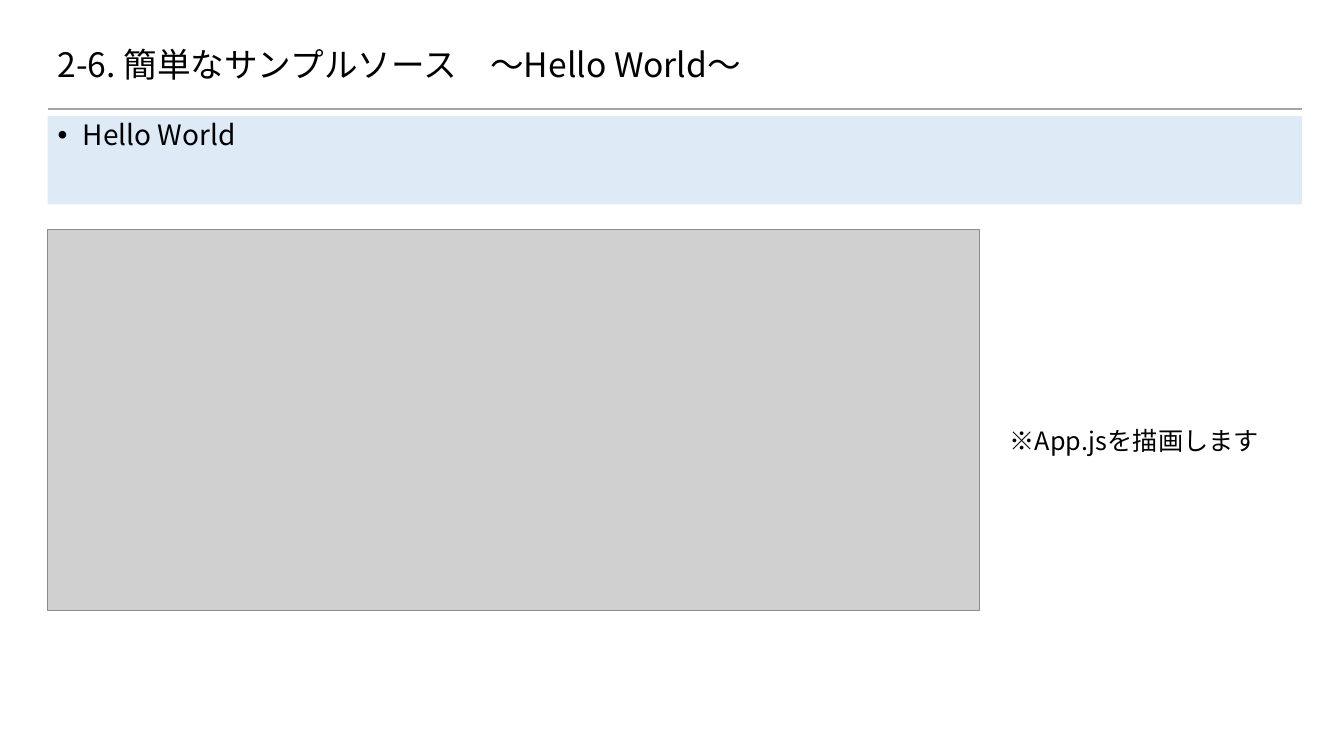
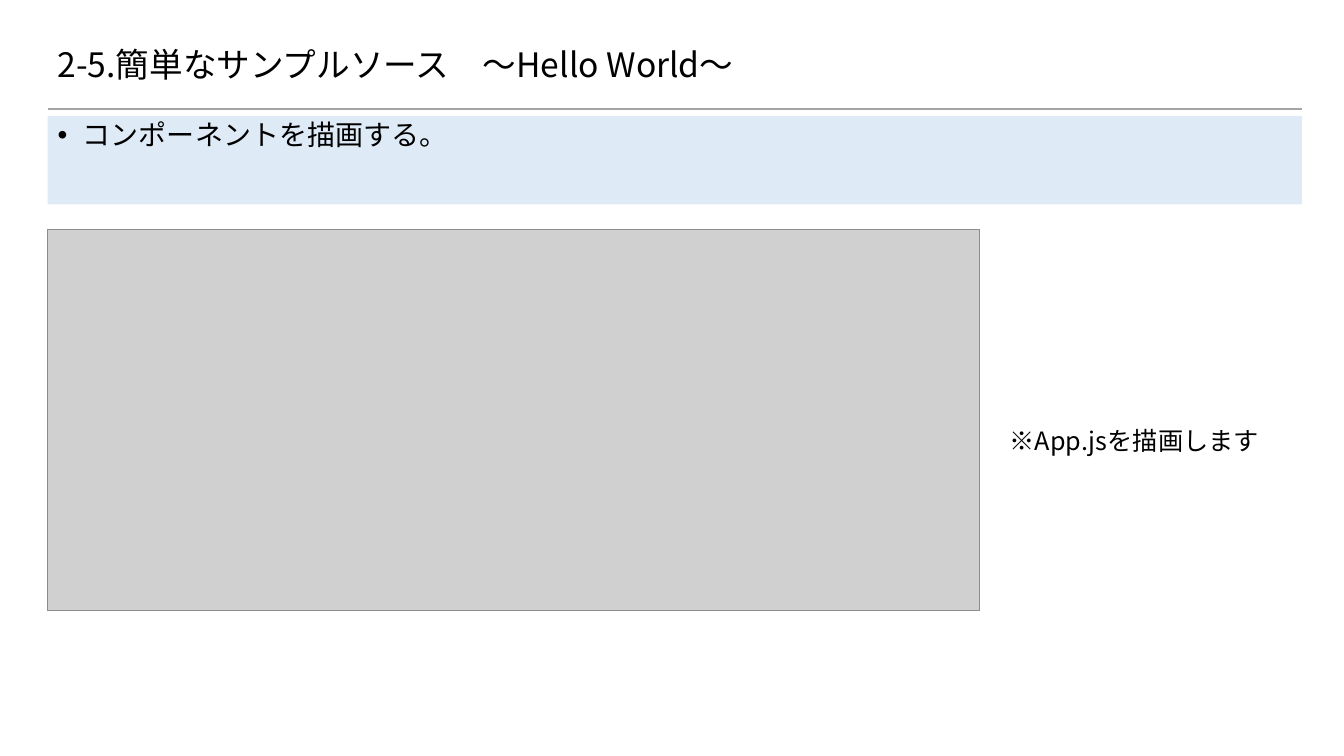
Before and after one commit to 2018SYSTEMI34/diary, a slide deck: slide 4 of doc/02_SlideShare/01.ネタ/２_Reactの基礎/2-6_簡単なサンプルソース.pptx. Drawn at 1344x756 pixels with LibreOffice and Linux fonts; fonts in the diff are those of the drawing; grey boxes stand for pictures; background and template pictures are left out. Boxes give left, top, right and bottom in pixels: in the first picture for what was removed or moved away, otherwise in the second. Text is boxed around its words. In the diff, an @@ line names an element or a change of style, - is before the commit and + after.

```diff
--- a/doc/02_SlideShare/01.ネタ/２_Reactの基礎/2-6_簡単なサンプルソース.pptx
+++ b/doc/02_SlideShare/01.ネタ/２_Reactの基礎/2-6_簡単なサンプルソース.pptx
@@ title at (x1=58, y1=48, x2=734, y2=80): text changed @@
-2-6. 簡単なサンプルソース ～Hello World～
+2-5.簡単なサンプルソース ～Hello World～
@@ text at (x1=83, y1=121, x2=448, y2=148): text changed @@
-• Hello World
+• コンポーネントを描画する。
```
Also in this commit, not shown: 8 other slides changed, 2 slides added.
